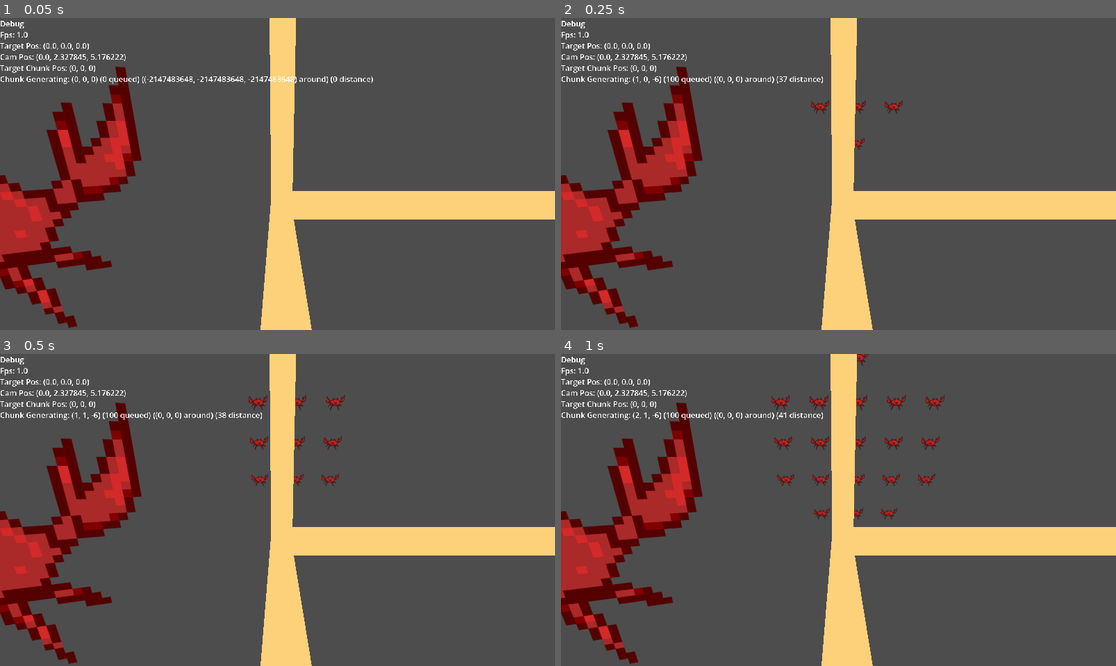
Above: before the commit, frames 1-4 (two rows, left to right).
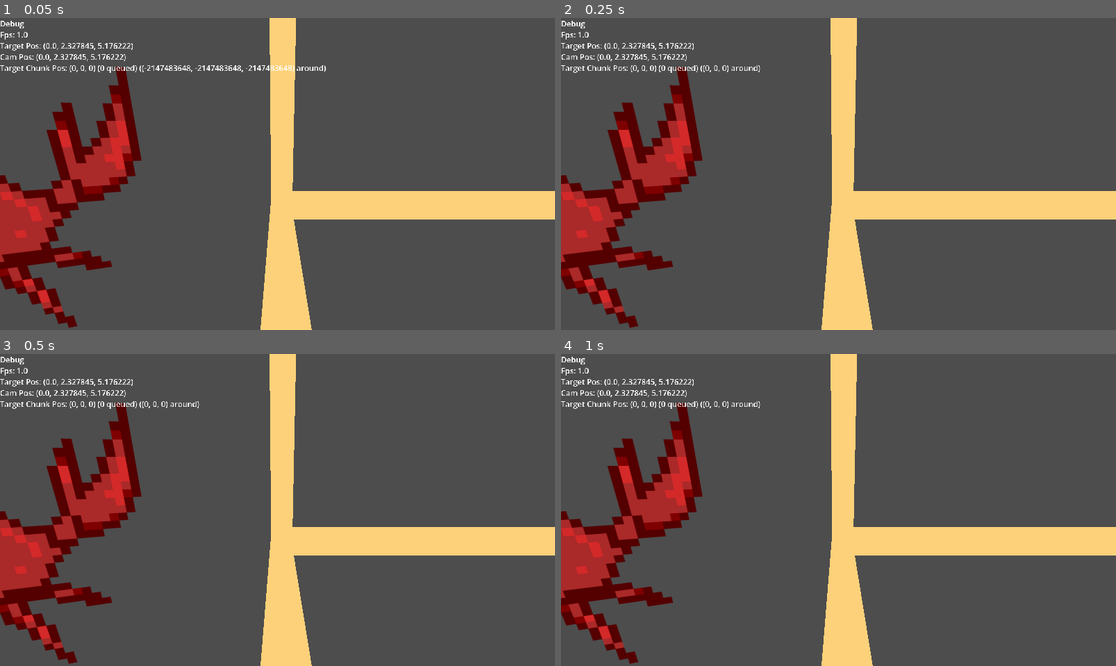
Above: after the commit, the same moments.

Repository: murumart/gd-blockgame
Game: Godot game, scene res://world/world.tscn
The game is run twice, just before and just after one commit, with the same random seed, the same clock (stepped at 60 frames per second) and the same inputs.
Inputs (mouse positions are in pixels of both pictures, inside the frame that each line leads up to):
- Up to frame 1 (0.05 s): no input
- Up to frame 2 (0.25 s): no input
- Up to frame 3 (0.5 s): no input
- Up to frame 4 (1 s): tap Enter at 0.5 s; drag from (838, 416) to (894, 441) at 0.52 s

The runs differ from the first frame. In frame 1, 1.0% of the frame differs, in the area x 0-68%, y 8-22%; in frame 2, 0.8%; in frame 3, 1.1%; in frame 4, 1.6%, in the area x 0-70%, y 0-54%.

Commit message:
weird loading

Diff:
--- a/util/debug_label.gd
+++ b/util/debug_label.gd
@@ -10,8 +10,8 @@
 	txt += "\nTarget Pos: " + str(world.chunk_load_center.position)
 	txt += "\nCam Pos: " + str(cam.global_position)
 	txt += "\nTarget Chunk Pos: " + str(world.get_center_chunk())
-	txt += "\nChunk Generating: " + str(world.chunks._THREADACCESS_chunk_to_load)
+	#txt += "\nChunk Generating: " + str(world.chunks._THREADACCESS_chunk_to_load)
 	txt += " (" + str(world.chunks._chunks_to_load_queue.size()) + " queued)"
 	txt += " (" + str(world.chunks._last_center) + " around)"
-	txt += " (" + str(world.chunks._THREADACCESS_chunk_to_load.distance_squared_to(world.get_center_chunk())) + " distance)"
+	#txt += " (" + str(world.chunks._THREADACCESS_chunk_to_load.distance_squared_to(world.get_center_chunk())) + " distance)"
 	text = txt
--- a/world/chunks.gd
+++ b/world/chunks.gd
@@ -22,44 +22,39 @@
 var adjacency_maps: Dictionary[Vector3i, Array]
 var chunk_load_radius := 8
 
-const MAX_QUEUED_FOR_LOADING := 100
+const MAX_QUEUED_FOR_LOADING := 25
 var _chunks_to_load_queue: Array[Vector3i]
-var _chunk_loader_thread := Thread.new()
-var _chunk_loader_semaph := Semaphore.new()
-var _chunk_loader_mutex := Mutex.new()
-var _THREADACCESS_enough_with_the_chunk_loading := false
-var _THREADACCESS_chunk_to_load := Vector3i()
 var loading_chunk := false
 
 
 func _init(w: World) -> void:
 	world = w
 	print("Chunks::_init : created chunks manager")
-	_chunk_loader_thread.start(_threaded_loading)
 
 
 func cleanup() -> void:
-	_THREADACCESS_enough_with_the_chunk_loading = true
-	_chunk_loader_semaph.post()
-	_chunk_loader_thread.wait_to_finish()
+	if not WorkerThreadPool.is_group_task_completed(_loading_task):
+		WorkerThreadPool.wait_for_group_task_completion(_loading_task)
 
 
 var _last_center := Vector3i.MIN
-func process(center: Vector3i, load_radius: int = chunk_load_radius) -> void:
-	_chunks_to_load_queue.sort_custom(_sort_chunks_by_center_dist.bind(center))
+var _loading_task: int
+var _task_queue: Array[Vector3i]
+
+func process(center: Vector3i) -> void:
+	if loading_chunk:
+		if WorkerThreadPool.is_group_task_completed(_loading_task):
+			WorkerThreadPool.wait_for_group_task_completion(_loading_task)
+			loading_chunk = false
+		else:
+			return
 	_last_center = center
-	if _chunks_to_load_queue.is_empty() or loading_chunk: return
-	_chunk_loader_mutex.lock()
-	_THREADACCESS_chunk_to_load = _chunks_to_load_queue[-1]
-	var dist := _THREADACCESS_chunk_to_load.distance_squared_to(center)
-	while _chunks_to_load_queue.size() > 0 and dist > load_radius * load_radius:
-		_THREADACCESS_chunk_to_load = _chunks_to_load_queue.pop_back()
-		dist = _THREADACCESS_chunk_to_load.distance_squared_to(center)
-	assert(_THREADACCESS_chunk_to_load not in blocks)
-	_chunk_loader_mutex.unlock()
-	#print("Chunks::process : posted semaphore")
+	if _chunks_to_load_queue.is_empty(): return
+	_chunks_to_load_queue.sort_custom(_sort_chunks_by_center_dist)
+	_task_queue = _chunks_to_load_queue.duplicate()
+	_chunks_to_load_queue.clear()
 	loading_chunk = true
-	_chunk_loader_semaph.post()
+	_loading_task = WorkerThreadPool.add_group_task(_threaded_loading, _task_queue.size(), 2, false, "loading chunks")
 
 
 func load_chunks(cpos: Vector3i, load_radius: int = chunk_load_radius) -> void:
@@ -71,8 +66,8 @@
 			while checkpos.x - cpos.x <= load_radius:
 				var dist := (checkpos).distance_squared_to(cpos)
 				#print("Chunks::load_chunks : distance from center at %s: %s" % [checkpos, dist])
-				if dist <= load_radius * load_radius:
-					_queue_chunk_load(checkpos, cpos)
+				if dist <= load_radius * load_radius and checkpos not in _chunks_to_load_queue and not checkpos in blocks:
+					_queue_chunk_load(checkpos)
 				checkpos.x += 1
 			checkpos.y += 1
 		checkpos.z += 1
@@ -85,12 +80,12 @@
 			destroy_chunk(cpos)
 
 
-func _queue_chunk_load(cpos: Vector3i, center: Vector3i) -> void:
+func _queue_chunk_load(cpos: Vector3i) -> void:
+	assert(cpos not in blocks)
+	assert(cpos not in _chunks_to_load_queue)
 	if _chunks_to_load_queue.size() > MAX_QUEUED_FOR_LOADING:
 		return
-	if cpos in blocks or cpos in _chunks_to_load_queue:
-		return
-	var ix := _chunks_to_load_queue.bsearch_custom(cpos, _sort_chunks_by_center_dist.bind(center))
+	var ix := _chunks_to_load_queue.bsearch_custom(cpos, _sort_chunks_by_center_dist)
 	_chunks_to_load_queue.insert(ix, cpos)
 
 
@@ -101,6 +96,9 @@
 	adj: Array[PackedInt64Array],
 	f: int,
 ) -> void:
+	if not not blocks.has(pos): return
+	if not pos not in flags: return
+	if not pos not in adjacency_maps: return
 	assert(not blocks.has(pos))
 	assert(pos not in flags)
 	assert(pos not in adjacency_maps)
@@ -113,30 +111,18 @@
 	adjacency_maps[pos] = adj
 	flags[pos] = f
 	chunk_created.emit(pos)
-	(func() -> void:
-		var n := Sprite3D.new()
-		n.texture = preload("res://carcinous_scope_incomprehensible.png")
-		n.position = Vector3(pos * CHUNK_SIZE) + CHUNK_SIZE * 0.5
-		n.set_meta("pos", pos)
-		world.add_child(n)
-	).call_deferred()
-
-
-func _threaded_loading() -> void:
-	while true:
-		#print("Chunks::_threaded_loading : waiting for post")
-		_chunk_loader_semaph.wait()
-		_chunk_loader_mutex.lock()
-		if _THREADACCESS_enough_with_the_chunk_loading: break
-		var pos := _THREADACCESS_chunk_to_load
-		_chunk_loader_mutex.unlock()
-		#print("Chunks::_threaded_loading : starting with position ", pos)
-		var b: PackedByteArray
-		var occ: Array[PackedInt64Array]
-		var adj: Array[PackedInt64Array]
-		var f: PackedInt64Array; f.resize(1)
-		_create_chunk(pos, b, occ, adj, f)
-		_chunk_created.call_deferred(pos, b, occ, adj, f[0])
+
+
+func _threaded_loading(ix: int) -> void:
+	if ix >= _task_queue.size():
+		return
+	var pos := _task_queue[ix]
+	var b: PackedByteArray
+	var occ: Array[PackedInt64Array]
+	var adj: Array[PackedInt64Array]
+	var f: PackedInt64Array; f.resize(1) # int as reference
+	_create_chunk(pos, b, occ, adj, f)
+	_chunk_created.call_deferred(pos, b, occ, adj, f[0])
 
 
 func _create_chunk(
@@ -252,5 +238,5 @@
 	#print("Chunks::_generate_adjacency_maps : adjacency ", adjacency)
 
 
-func _sort_chunks_by_center_dist(a: Vector3i, b: Vector3i, center: Vector3i) -> bool:
-	return a.distance_squared_to(center) > b.distance_squared_to(center)
+func _sort_chunks_by_center_dist(a: Vector3i, b: Vector3i) -> bool:
+	return a.distance_squared_to(_last_center) < b.distance_squared_to(_last_center)
--- a/world/rendering/chunk_renderer.gd
+++ b/world/rendering/chunk_renderer.gd
@@ -90,7 +90,7 @@
 
 func _on_chunk_destroyed(pos: Vector3i) -> void:
 	if pos in instances:
-		print("ChunkRenderer::_on_chunk_destroyed : a rendered chunk at ", pos, " was destroyed, freeing")
+		#print("ChunkRenderer::_on_chunk_destroyed : a rendered chunk at ", pos, " was destroyed, freeing")
 		rs.free_rid(instances[pos])
 		instances.erase(pos)
 		rs.free_rid(meshes[pos])
--- a/world/world.gd
+++ b/world/world.gd
@@ -7,6 +7,8 @@
 
 var chunks: Chunks
 var chunk_renderer: ChunkRenderer
+
+var _ticks := 0
 
 
 func _ready() -> void:
@@ -42,6 +44,7 @@
 	chunk_renderer.display_target_update(center_cpos)
 	if center_cpos != last_center_cpos:
 		last_center_cpos = center_cpos
+	_ticks += 1
 
 
 func get_center_chunk() -> Vector3i:
--- a/world/world.tscn
+++ b/world/world.tscn
@@ -32,7 +32,7 @@
 
 [node name="World" type="Node3D" unique_id=1071118404 node_paths=PackedStringArray("chunk_load_center")]
 script = ExtResource("1_6xmxd")
-chunk_load_center = NodePath(".")
+chunk_load_center = NodePath("Camera3D")
 
 [node name="DirectionalLight3D" type="DirectionalLight3D" parent="." unique_id=763117373]
 transform = Transform3D(-0.8660254, -0.43301278, 0.25, 0, 0.49999997, 0.86602545, -0.50000006, 0.75, -0.43301266, 0, 0, 0)
